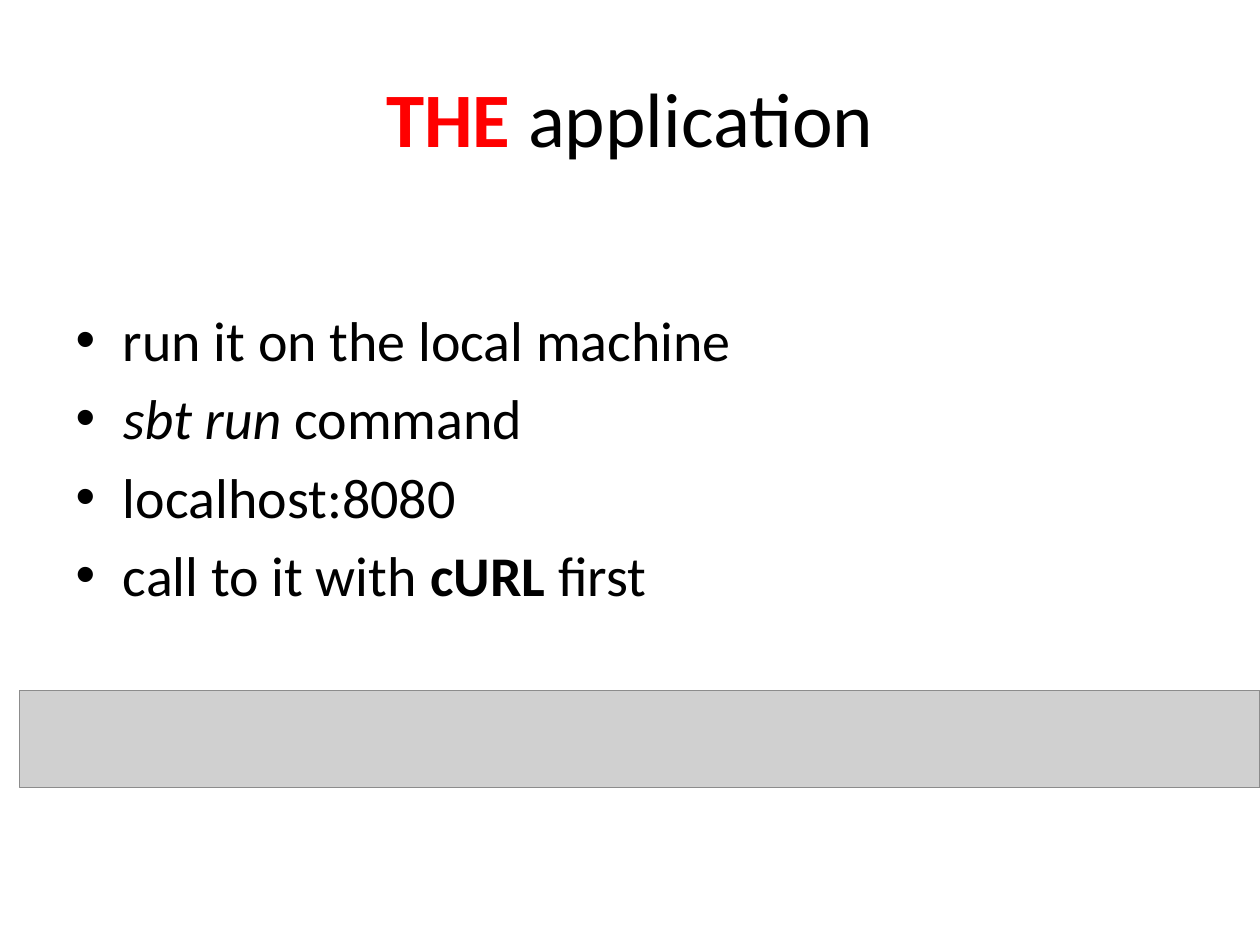
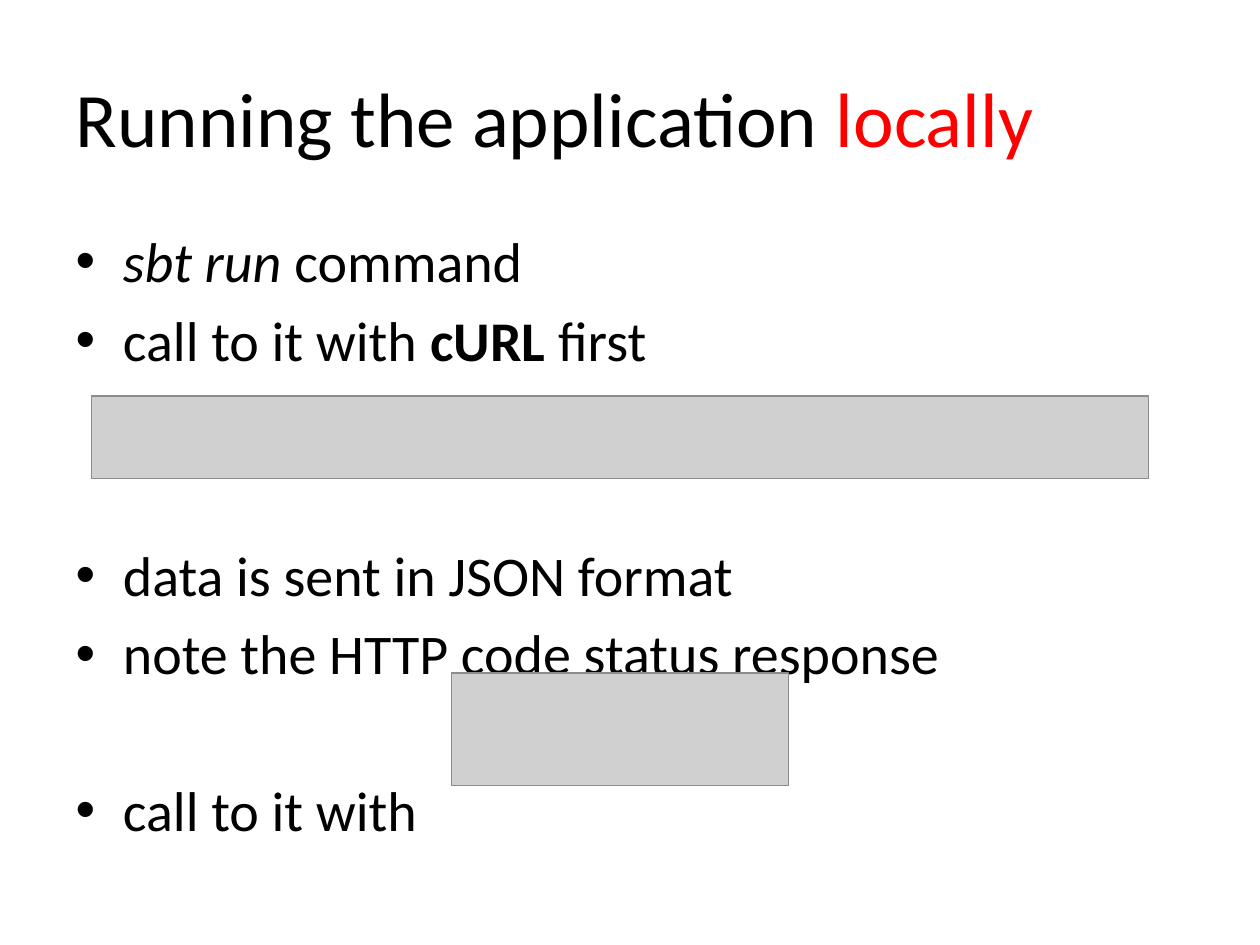
Before and after one commit to martadoberschuetz/scala, a slide deck: slide 16 of project presentation final.pptx. Drawn at 1260x945 pixels with LibreOffice and Linux fonts; fonts in the diff are those of the drawing; grey boxes stand for pictures. Boxes give left, top, right and bottom in pixels: in the first picture for what was removed or moved away, otherwise in the second. Text is boxed around its words. In the diff, an @@ line names an element or a change of style, - is before the commit and + after.

```diff
--- a/project presentation final.pptx
+++ b/project presentation final.pptx
@@ title at box(76, 93, 1033, 161): text changed @@
-THE application
+Running the application locally
@@ text at box(123, 322, 731, 362): paragraph removed @@
-• run it on the local machine
@@ picture: place and size @@
-picture at box(20, 690, 1260, 788)
+picture at box(92, 396, 1149, 478)
@@ text at box(123, 479, 456, 519): paragraph removed @@
-• localhost:8080
@@ text at box(123, 557, 939, 832): paragraphs added @@
+• data is sent in JSON format
+• note the HTTP code status response
+• call to it with
@@ picture added at box(451, 673, 788, 785) @@
```
Also in this commit, not shown: 2 other slides changed, 1 slide added, 4 slides removed.
